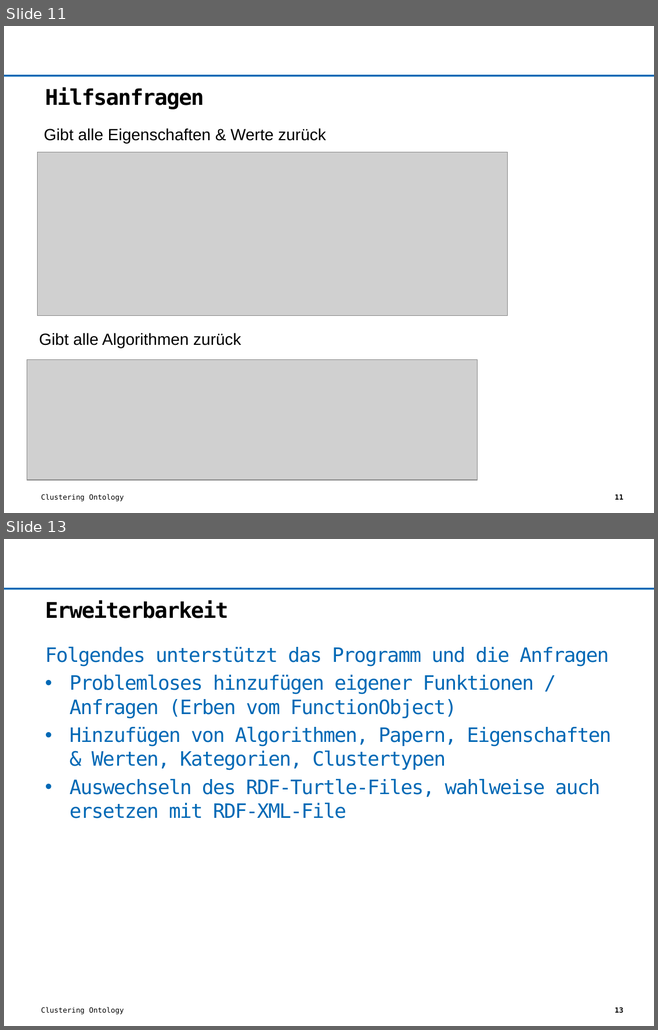
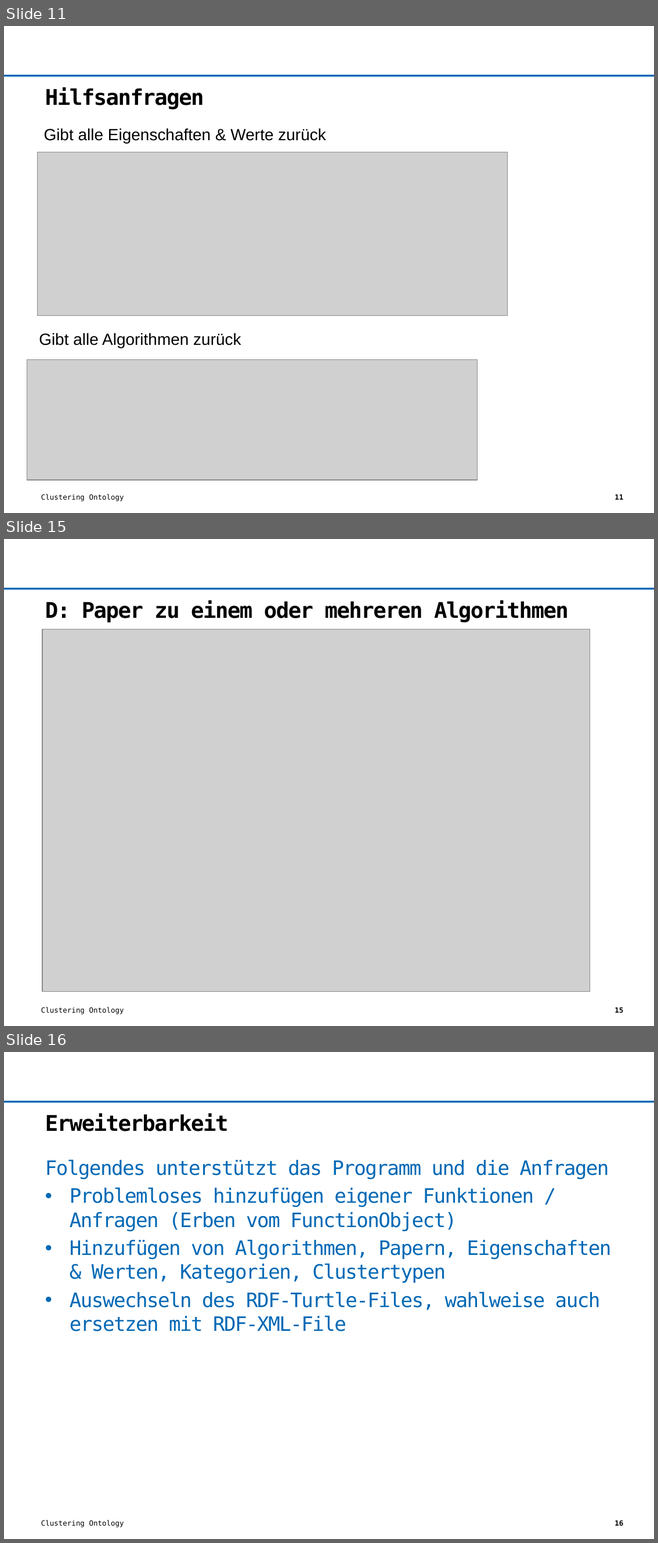
Before and after one commit to LarsGrotehenne/ontology, a slide deck: projektinformationen/Abschlusspräsentation/Abschlusspräsentation.pptx. Shown one above the other, each under a label of ours: slides 11 and 13 before the commit, slides 11, 15 and 16 after it; the slides between them are not shown. The pictures are 658x1030 and 658x1543 pixels, drawn with LibreOffice and Linux fonts; fonts in the diff are those of the drawing; grey boxes stand for pictures; background and template pictures are left out. Boxes give left, top, right and bottom in pixels: in the first picture for what was removed or moved away, otherwise in the second. Text is boxed around its words. In the diff, an @@ line names an element or a change of style, - is before the commit and + after.

```diff
--- a/projektinformationen/Abschlusspräsentation/Abschlusspräsentation.pptx
+++ b/projektinformationen/Abschlusspräsentation/Abschlusspräsentation.pptx
@@ slide 15 added at box(4, 539, 654, 1026), background #FFFFFF; not listed: 3 template elements that a slide beside it also shows @@
@@ title added at box(45, 600, 568, 623), 24 pt, text #000000, bold @@
+D: Paper zu einem oder mehreren Algorithmen
@@ picture added at box(42, 629, 590, 992) @@
@@ what was slide 13 is now slide 16 @@
@@ page number at box(614, 1520, 623, 1526): text changed @@
-13
+16
```
Also in this commit, not shown: 3 slides changed, 3 other slides added, 1 slide removed, 9 other files.
